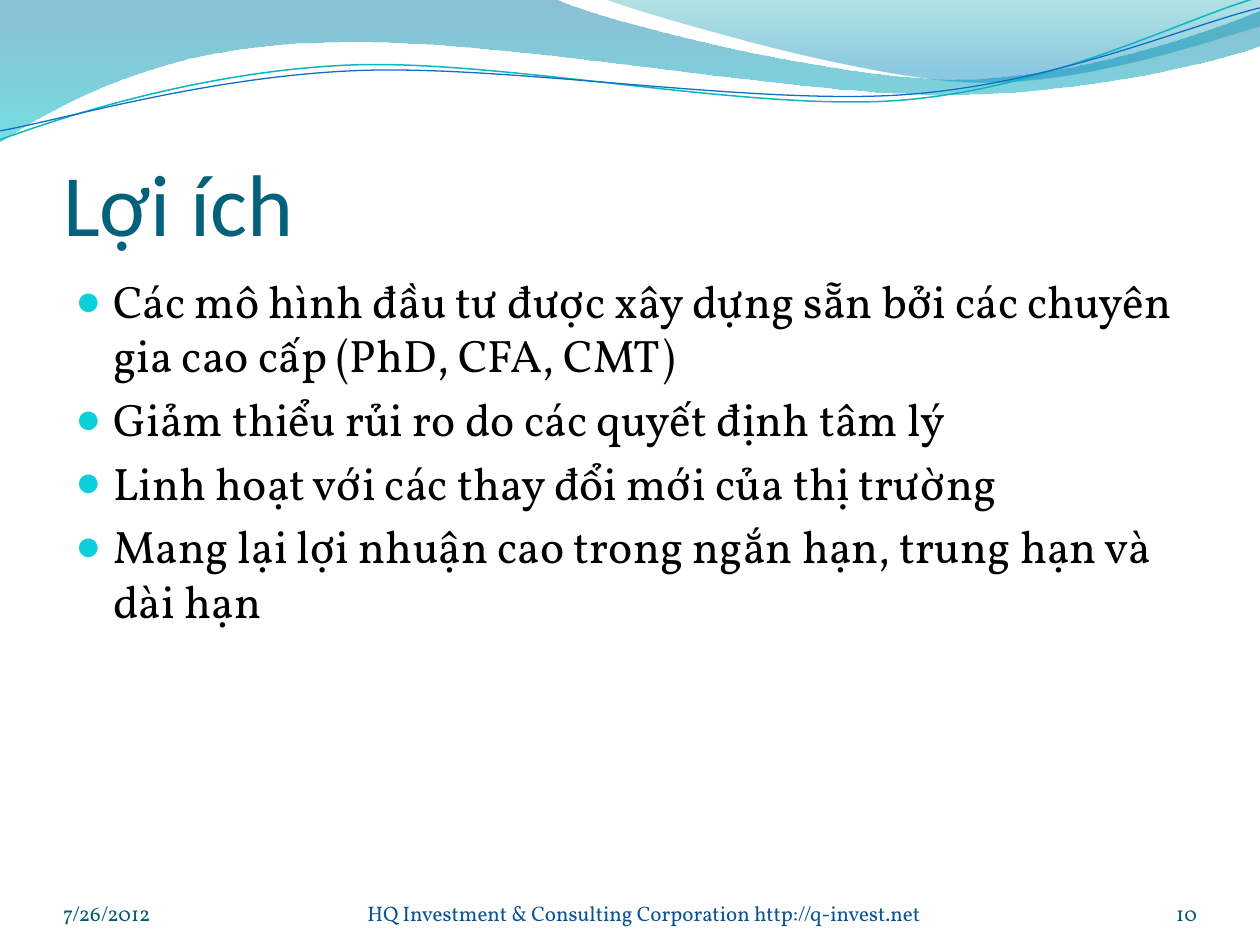
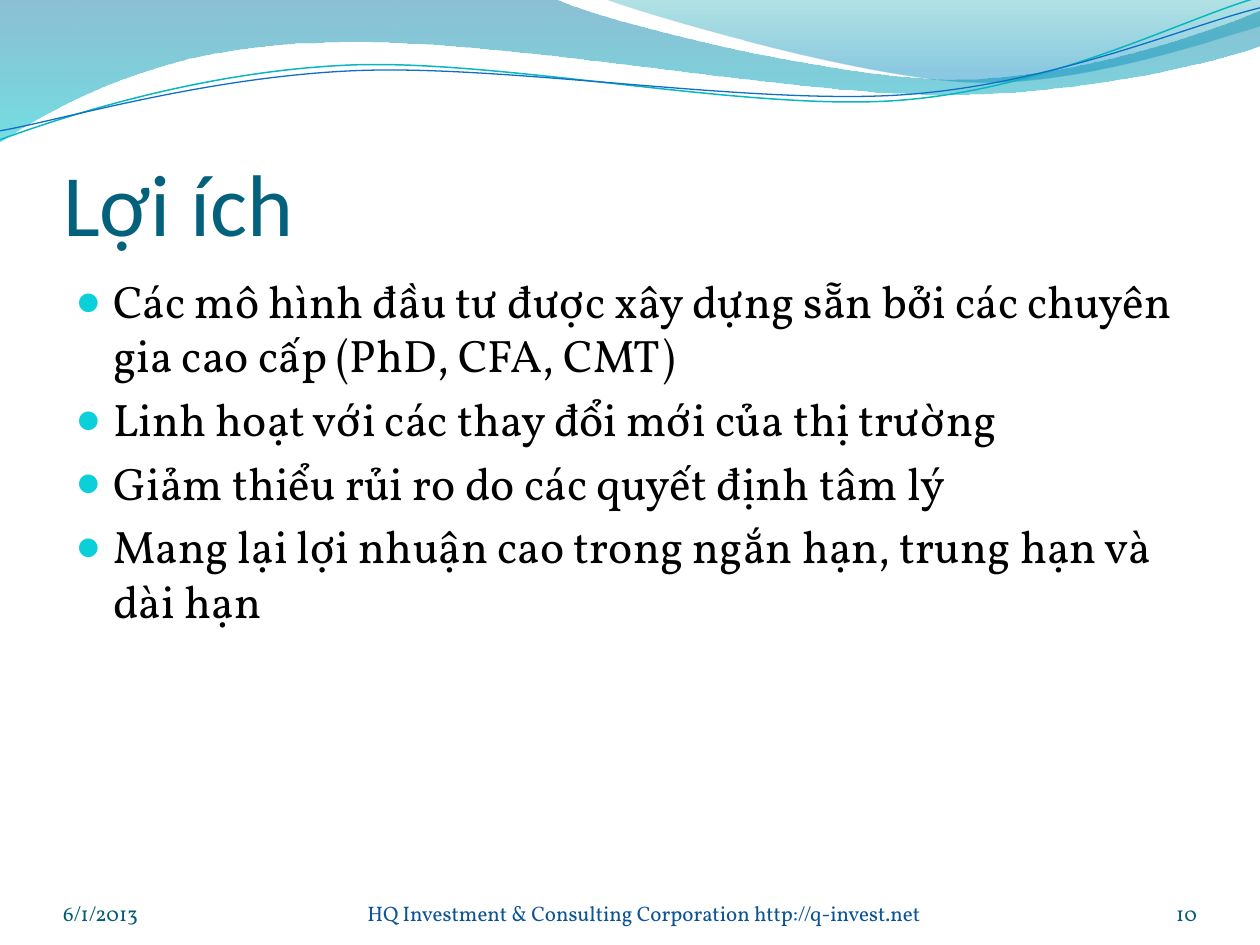
Before and after one commit to oghenez/trade-software, a slide deck: slide 10 of Documentation/User Guide/Trinh bay chung ve Quantum v1.0.pptx. Drawn at 1260x945 pixels with LibreOffice and Linux fonts; fonts in the diff are those of the drawing. Boxes give left, top, right and bottom in pixels: in the first picture for what was removed or moved away, otherwise in the second. Text is boxed around its words. In the diff, an @@ line names an element or a change of style, - is before the commit and + after.

```diff
--- a/Documentation/User Guide/Trinh bay chung ve Quantum v1.0.pptx
+++ b/Documentation/User Guide/Trinh bay chung ve Quantum v1.0.pptx
@@ text at (x1=113, y1=399, x2=997, y2=448): paragraph added @@
+● Linh hoạt với các thay đổi mới của thị trường
@@ text at (x1=113, y1=463, x2=997, y2=512): paragraph removed @@
-● Linh hoạt với các thay đổi mới của thị trường
@@ text at (x1=63, y1=906, x2=138, y2=925): text changed @@
-7/26/2012
+6/1/2013
```
Also in this commit, not shown: 24 other slides changed, 2 other files.
